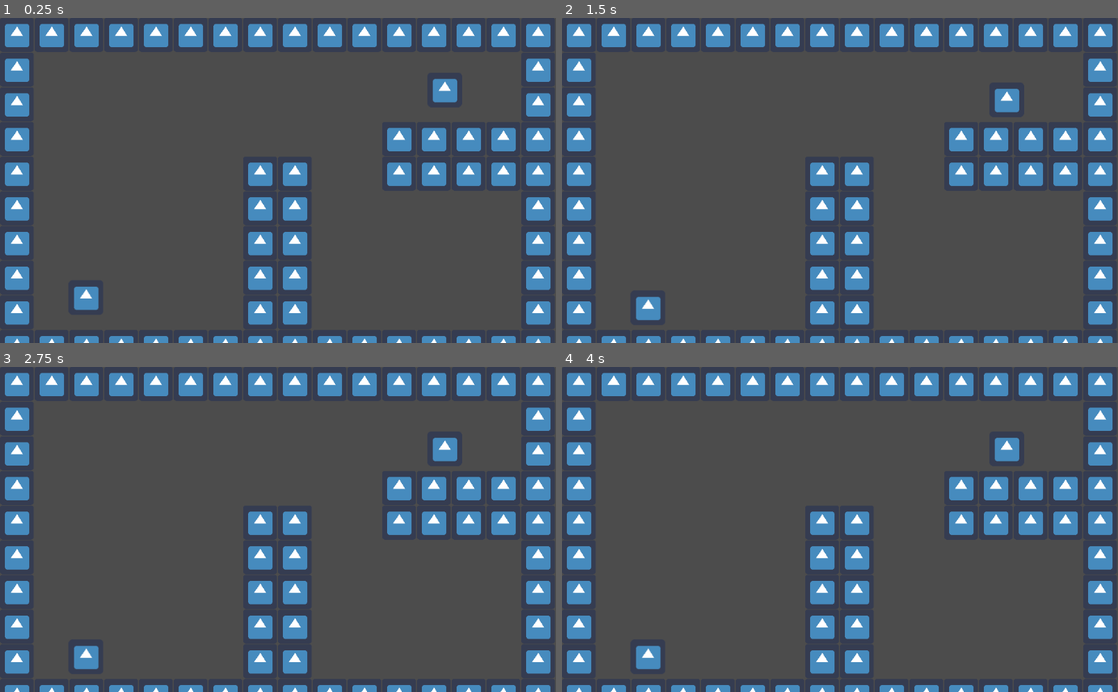
Above: before the commit, frames 1-4 (two rows, left to right).
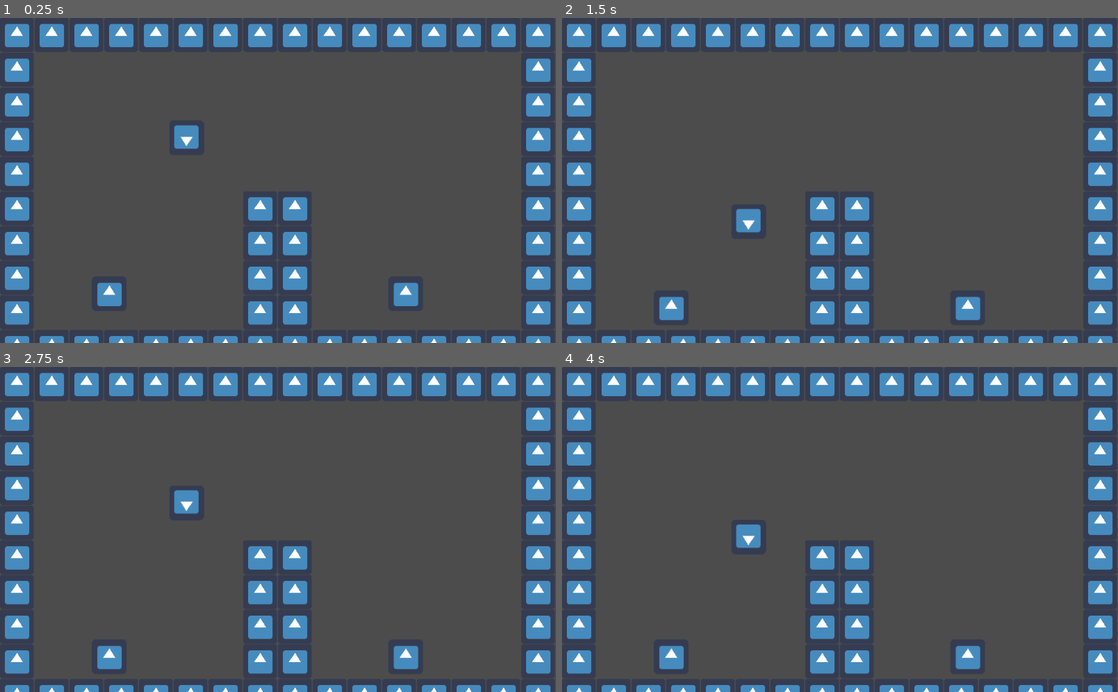
Above: after the commit, the same moments.

Repository: Snufkindee/bug-tennis
Game: Godot game, scene res://Scenes/root.tscn
Same seed, same stepped clock (60 frames per second), same inputs: the game is played once before the commit and once after it. The engine's default icon, where the game draws it, is replaced by a stand-in: a white triangle on a blue panel in a dark square.
Inputs:
- Up to frame 1 (0.25 s): no input
- Up to frame 2 (1.5 s): no input
- Up to frame 3 (2.75 s): no input
- Up to frame 4 (4 s): no input

The runs differ from the first frame. In frame 1, 4.8% of the frame differs, in the area x 13-93%, y 18-90%; in frame 2, 4.7%; in frame 3, 4.7%; in frame 4, 4.7%.

Commit message:
Add jump logic

Diff:
--- a/Scenes/root.tscn
+++ b/Scenes/root.tscn
@@ -1,9 +1,16 @@
-[gd_scene load_steps=6 format=2]
+[gd_scene load_steps=9 format=2]
 
 [ext_resource path="res://icon.png" type="Texture" id=1]
 [ext_resource path="res://Scripts/Actor.gd" type="Script" id=2]
+[ext_resource path="res://Scripts/Ball.gd" type="Script" id=3]
 
 [sub_resource type="RectangleShape2D" id=4]
+
+[sub_resource type="CircleShape2D" id=6]
+radius = 120.0
+
+[sub_resource type="RectangleShape2D" id=7]
+extents = Vector2( 45.8324, 35.0567 )
 
 [sub_resource type="ConvexPolygonShape2D" id=3]
 points = PoolVector2Array( 0, 0, 62, 0, 62, 63, 0, 63 )
@@ -34,7 +41,7 @@
 [node name="root" type="Node2D"]
 
 [node name="Player" type="KinematicBody2D" parent="."]
-position = Vector2( 157.844, 499.827 )
+position = Vector2( 200.541, 476.255 )
 collision_mask = 2
 script = ExtResource( 2 )
 jump_key = "jump"
@@ -43,28 +50,63 @@
 position = Vector2( 0.594604, -0.594604 )
 texture = ExtResource( 1 )
 
-[node name="CollisionShape2D" type="CollisionShape2D" parent="Player"]
+[node name="Hitbox" type="CollisionShape2D" parent="Player"]
 scale = Vector2( 4.093, 4.058 )
 shape = SubResource( 4 )
 
+[node name="Range" type="Area2D" parent="Player"]
+modulate = Color( 0, 0, 0, 1 )
+collision_layer = 0
+collision_mask = 4
+
+[node name="CollisionShape2D" type="CollisionShape2D" parent="Player/Range"]
+modulate = Color( 0.407843, 1, 0, 1 )
+shape = SubResource( 6 )
+
 [node name="Player2" type="KinematicBody2D" parent="."]
-position = Vector2( 818.422, 116.509 )
+position = Vector2( 746.608, 476.255 )
 collision_mask = 2
 script = ExtResource( 2 )
-current_direction = -1
 jump_key = "jump2"
 
 [node name="Sprite" type="Sprite" parent="Player2"]
 position = Vector2( 0.594604, -0.594604 )
 texture = ExtResource( 1 )
 
-[node name="CollisionShape2D" type="CollisionShape2D" parent="Player2"]
+[node name="Hitbox" type="CollisionShape2D" parent="Player2"]
 scale = Vector2( 4.093, 4.058 )
 shape = SubResource( 4 )
+
+[node name="Range" type="Area2D" parent="Player2"]
+modulate = Color( 0, 0, 0, 1 )
+collision_layer = 0
+collision_mask = 4
+
+[node name="CollisionShape2D" type="CollisionShape2D" parent="Player2/Range"]
+modulate = Color( 0.407843, 1, 0, 1 )
+shape = SubResource( 6 )
+
+[node name="Ball" type="KinematicBody2D" parent="."]
+position = Vector2( 343.731, 204.645 )
+collision_layer = 4
+collision_mask = 2
+script = ExtResource( 3 )
+
+[node name="Sprite" type="Sprite" parent="Ball"]
+rotation = 3.14159
+texture = ExtResource( 1 )
+region_filter_clip = true
+
+[node name="CollisionShape2D" type="CollisionShape2D" parent="Ball"]
+shape = SubResource( 7 )
 
 [node name="World" type="TileMap" parent="."]
 tile_set = SubResource( 2 )
 collision_layer = 2
 collision_mask = 0
 format = 1
-tile_data = PoolIntArray( 0, 0, 0, 1, 0, 0, 2, 0, 0, 3, 0, 0 …(148 unchanged characters)… , 0, 0, 131087, 0, 0, 196608, 0, 0, 196619, 0, 0, 196620, 0, 0, 196621, 0, 0, 196622, 0, 0, 196623, 0, 0, 262144, 0, 0, 262151, 0, 0, 262152, 0, 0, 262155, 0, 0, 262156, 0, 0, 262157, 0, 0, 262158, 0, 0, 262159, 0, 0, 327680, 0, 0, 3276 …(430 unchanged characters)…
+tile_data = PoolIntArray( 0, 0, 0, 1, 0, 0, 2, 0, 0, 3, 0, 0 …(148 unchanged characters)… , 0, 0, 131087, 0, 0, 196608, 0, 0, 196623, 0, 0, 262144, 0, 0, 262159, 0, 0, 327680, 0, 0, 3276 …(430 unchanged characters)…
+[connection signal="body_entered" from="Player/Range" to="Player" method="_on_Range_body_entered"]
+[connection signal="body_exited" from="Player/Range" to="Player" method="_on_Range_body_exited"]
+[connection signal="body_entered" from="Player2/Range" to="Player2" method="_on_Range_body_entered"]
+[connection signal="body_exited" from="Player2/Range" to="Player2" method="_on_Range_body_exited"]
--- a/Scripts/Actor.gd
+++ b/Scripts/Actor.gd
@@ -1,20 +1,27 @@
 extends KinematicBody2D
 class_name Actor
 
+export var MAX_JUMP_TIME = 0.3
+
 export var velocity = Vector2(0,0)
-export var gravity = 500
+export var gravity = 1000
 export var max_jumps = 1
-export var jump_power = Vector2(50, -500)
+export var jump_power = Vector2(50, -400)
+export var hit_power = 500
 
 var jump_unlocked = false
+var ball_in_range = false
 var collision_info
+var can_hit = true
+var curr_jump_time = 0
+onready var ball = get_parent().get_node("Ball")
 
 enum DIRECTION {
 	right = 1,
 	left = -1
 }
 
-export var current_direction = DIRECTION.right;
+export var current_direction = DIRECTION.right
 export var jump_key = "" # Assigned in editor
 
 func _physics_process(delta: float) -> void:
@@ -22,15 +29,18 @@
 	collision_info = move_and_collide(velocity * delta)
 
 	check_collision()
-
+	check_jump_str(delta)
 
 func _input(event):
 	if jump_unlocked and event.is_action_pressed(jump_key):
-		velocity = jump_power * Vector2(current_direction, 1)
 		jump_unlocked = false
 
+	if ball_in_range and event.is_action_pressed(jump_key):
+		ball.velocity = Vector2(ball.transform.origin - transform.origin).normalized() * hit_power
+		ball_in_range = false
 
-func check_collision():
+
+func check_collision() -> void:
 	# Collide with ground
 	if collision_info and collision_info.normal.y == -1:
 		velocity = Vector2(0,0)
@@ -47,3 +57,21 @@
 			current_direction = DIRECTION.left
 		else:
 			current_direction = DIRECTION.right
+
+
+
+func check_jump_str(delta: float) -> void:
+	if jump_unlocked and Input.is_action_pressed(jump_key) and curr_jump_time <= MAX_JUMP_TIME:
+		curr_jump_time += delta
+		velocity = jump_power * Vector2(current_direction, 1)
+
+	if Input.is_action_just_released(jump_key):
+		curr_jump_time = 0
+
+func _on_Range_body_entered(body: Node2D) -> void:
+	if body.name == "Ball":
+		ball_in_range = true
+
+func _on_Range_body_exited(body: Node2D) -> void:
+	if body.name == "Ball":
+		ball_in_range = false
--- /dev/null
+++ b/Scripts/Ball.gd
@@ -0,0 +1,38 @@
+extends KinematicBody2D
+class_name Ball
+
+export var velocity = Vector2(0,0)
+export var gravity = 500
+
+var collision_info
+
+enum DIRECTION {
+	right = 1,
+	left = -1
+}
+
+export var current_direction = DIRECTION.right;
+
+func _physics_process(delta: float) -> void:
+	velocity.y += gravity * delta
+	collision_info = move_and_collide(velocity * delta)
+
+	check_collision()
+
+
+func check_collision():
+	# Collide with ground
+	if collision_info and collision_info.normal.y == -1:
+		velocity.y *= -1
+
+	if collision_info and collision_info.normal.y == 1:
+		velocity.y = 0
+
+	# Collide with wall
+	if collision_info and collision_info.normal.x != 0:
+		velocity.x *= -1
+
+		if current_direction == DIRECTION.right:
+			current_direction = DIRECTION.left
+		else:
+			current_direction = DIRECTION.right
--- a/project.godot
+++ b/project.godot
@@ -13,9 +13,15 @@
 "class": "Actor",
 "language": "GDScript",
 "path": "res://Scripts/Actor.gd"
+}, {
+"base": "KinematicBody2D",
+"class": "Ball",
+"language": "GDScript",
+"path": "res://Scripts/Ball.gd"
 } ]
 _global_script_class_icons={
-"Actor": ""
+"Actor": "",
+"Ball": ""
 }
 
 [application]
@@ -41,6 +47,7 @@
 
 2d_physics/layer_1="Player"
 2d_physics/layer_2="World"
+2d_physics/layer_3="Ball"
 
 [rendering]
 
